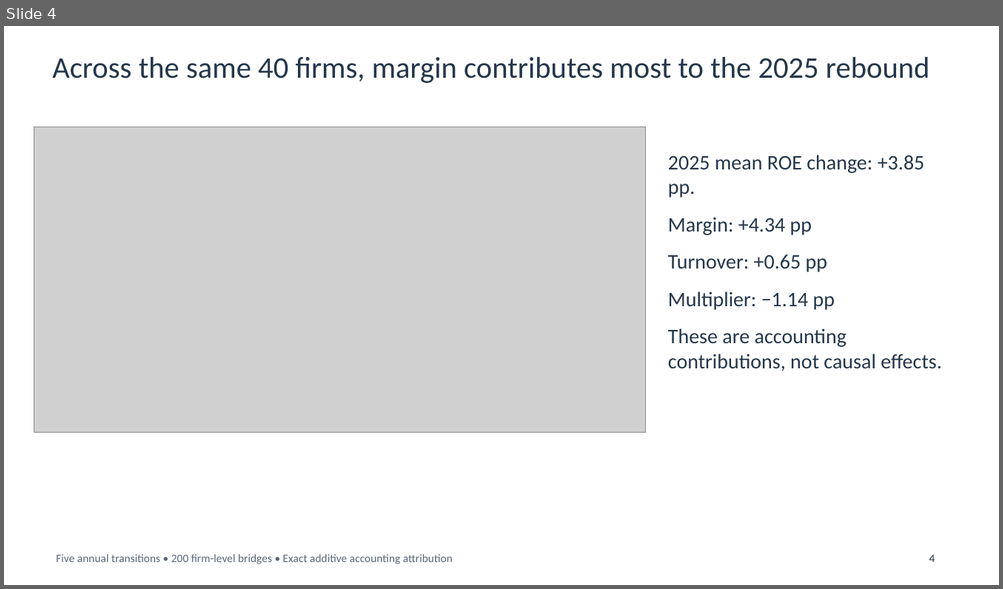
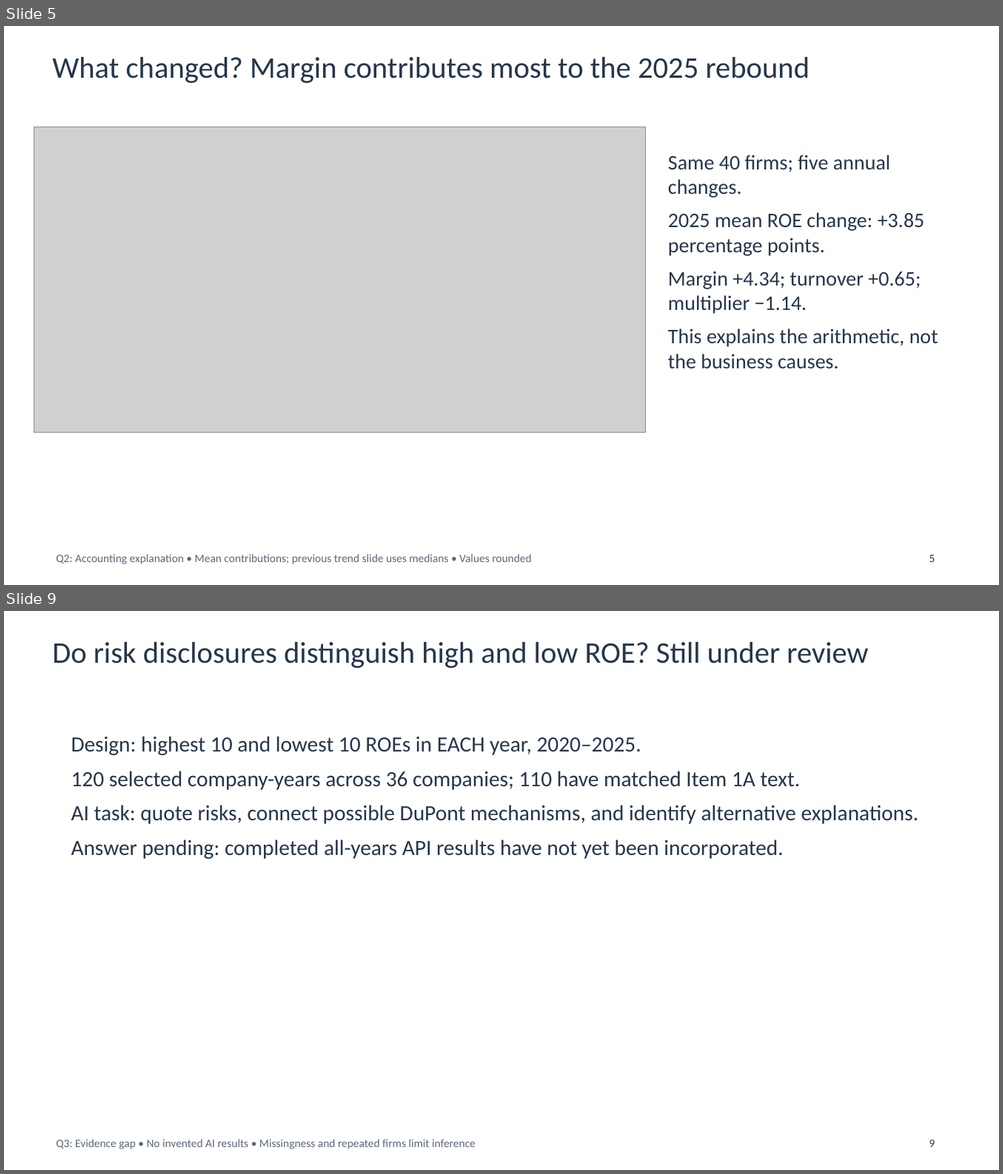
Before and after one commit to chocojawns/DA401, a slide deck: presentations/homework5_team/Homework5_Team_10_Slides.pptx. Shown one above the other, each under a label of ours: slide 4 before the commit, slides 5 and 9 after it; the slides between them are not shown. The pictures are 1003x589 and 1003x1174 pixels, drawn with LibreOffice and Linux fonts; fonts in the diff are those of the drawing; grey boxes stand for pictures. Boxes give left, top, right and bottom in pixels: in the first picture for what was removed or moved away, otherwise in the second. Text is boxed around its words. In the diff, an @@ line names an element or a change of style, - is before the commit and + after.

Commit message:
Frame presentation around ROE research questions and evidence-backed answers

```diff
--- a/presentations/homework5_team/Homework5_Team_10_Slides.pptx
+++ b/presentations/homework5_team/Homework5_Team_10_Slides.pptx
@@ slide 9 added at [4, 611, 999, 1170], background #FFFFFF @@
@@ text added at [52, 641, 868, 668], 29 pt, text #25364A @@
+Do risk disclosures distinguish high and low ROE? Still under review
@@ text added at [71, 736, 919, 859], 21 pt, text #25364A @@
+Design: highest 10 and lowest 10 ROEs in EACH year, 2020–2025.
+120 selected company-years across 36 companies; 110 have matched Item 1A text.
+AI task: quote risks, connect possible DuPont mechanisms, and identify alternative explanations.
+Answer pending: completed all-years API results have not yet been incorporated.
@@ text added at [56, 1139, 475, 1150], 11 pt, text #596777 @@
+Q3: Evidence gap • No invented AI results • Missingness and repeated firms limit inference
@@ text added at [929, 1140, 935, 1147], 11 pt, text #25364A @@
+9
@@ what was slide 4 is now slide 5 @@
@@ slide 5 changed as well @@
@@ text at [52, 56, 810, 83]: text changed @@
-Across the same 40 firms, margin contributes most to the 2025 rebound
+What changed? Margin contributes most to the 2025 rebound
@@ text at [668, 155, 938, 369]: text changed @@
-2025 mean ROE change: +3.85 pp.
-Margin: +4.34 pp
-Turnover: +0.65 pp
-Multiplier: −1.14 pp
-These are accounting contributions, not causal effects.
+Same 40 firms; five annual changes.
+2025 mean ROE change: +3.85 percentage points.
+Margin +4.34; turnover +0.65; multiplier −1.14.
+This explains the arithmetic, not the business causes.
@@ text at [56, 554, 531, 565]: text changed @@
-Five annual transitions • 200 firm-level bridges • Exact additive accounting attribution
+Q2: Accounting explanation • Mean contributions; previous trend slide uses medians • Values rounded
@@ text at [929, 555, 935, 562]: text changed @@
-4
+5
```
Also in this commit, not shown: 4 other slides changed, 4 other slides added, 5 slides removed, 2 other files.
